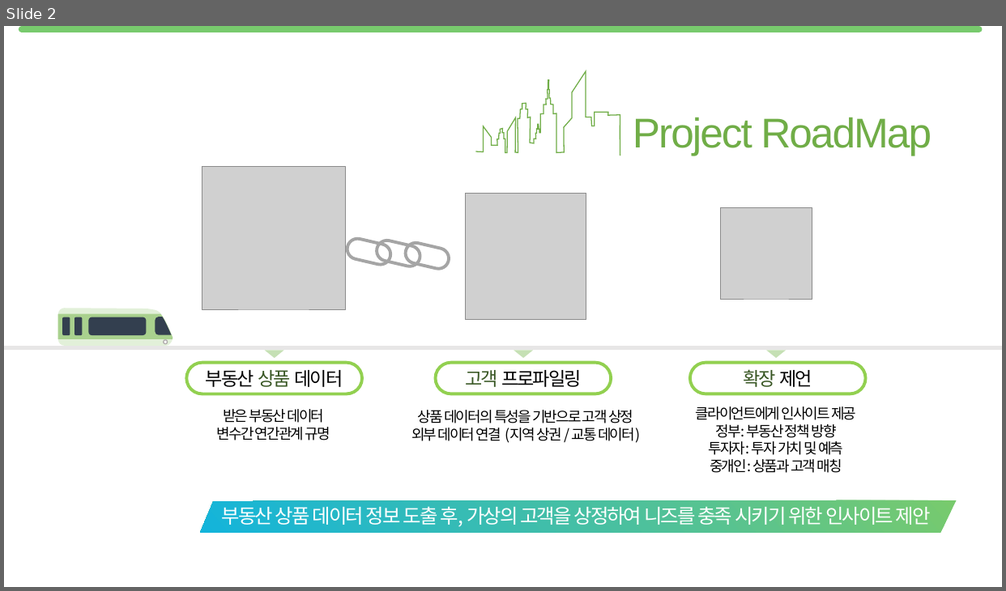
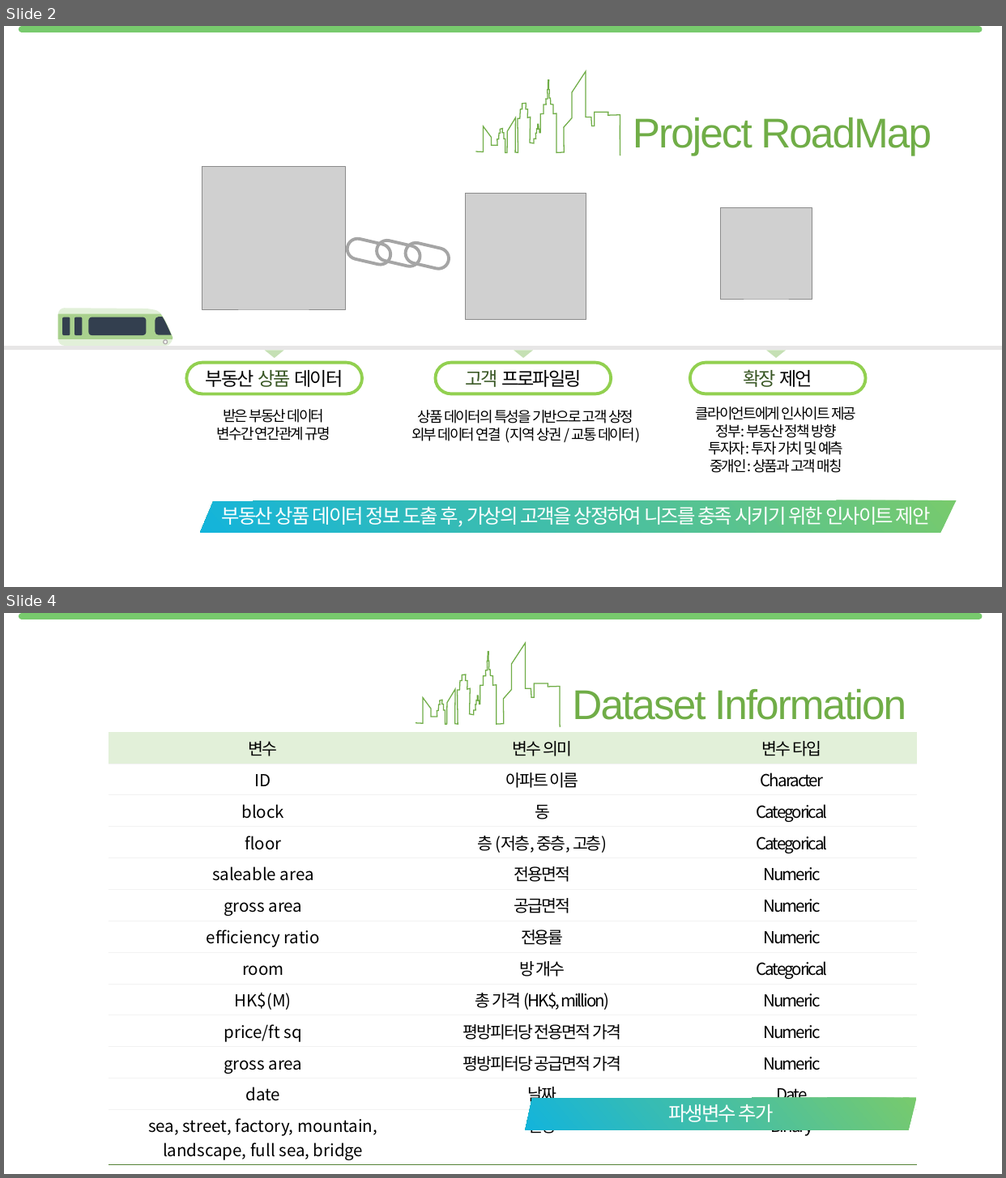
Before and after one commit to jyalways7/hk_realestate, a slide deck: 170128_HKRE_Mid_Report.pptx. Shown one above the other, each under a label of ours: slide 2 before the commit, slides 2 and 4 after it; the slides between them are not shown. The pictures are 1006x591 and 1006x1178 pixels, drawn with LibreOffice and Linux fonts; fonts in the diff are those of the drawing; grey boxes stand for pictures; background and template pictures are left out. Boxes give left, top, right and bottom in pixels: in the first picture for what was removed or moved away, otherwise in the second. Text is boxed around its words. In the diff, an @@ line names an element or a change of style, - is before the commit and + after.

```diff
--- a/170128_HKRE_Mid_Report.pptx
+++ b/170128_HKRE_Mid_Report.pptx
@@ slide 4 added at [4, 613, 1002, 1174], background #FFFFFF; not listed: 1 template element that a slide beside it also shows @@
@@ freeform shape added at [415, 643, 560, 726], outline #70AD47 1 pt @@
@@ text added at [572, 689, 906, 720], 40 pt, text #70AD47 @@
+Dataset Information
@@ table added at [108, 732, 916, 1164], 13 rows, 3 columns @@
+변수 | 변수 의미 | 변수 타입
+ID | 아파트 이름 | Character
+block | 동 | Categorical
+floor | 층 (저층, 중층, 고층) | Categorical
+saleable area | 전용면적 | Numeric
+gross area | 공급면적 | Numeric
+efficiency ratio | 전용률 | Numeric
+room | 방 개수 | Categorical
+HK$(M) | 총 가격 (HK$, million) | Numeric
+price/ft sq | 평방피터당 전용면적 가격 | Numeric
+gross area | 평방피터당 공급면적 가격 | Numeric
+date | 날짜 | Date
+sea, street, factory, mountain, landscape, full sea, bridge | 전망 | Binary
@@ freeform shape added at [525, 1098, 917, 1131], fill gradient #78CA6D to #13B4DB, 19 pt, text #FFFFFF @@
+파생변수 추가
```
Also in this commit, not shown: 3 slides changed, 2 other slides added, 1 slide removed.
